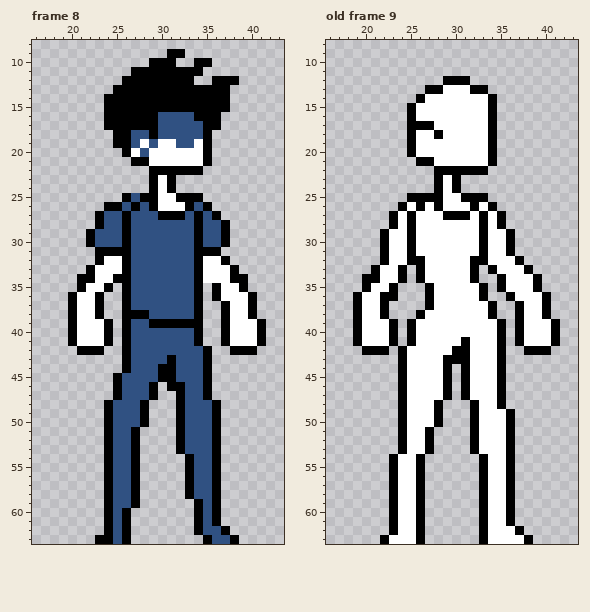
One commit to this pixel-art file: Concept/characters_mockup1.aseprite. Above, as it was before the edit.
64x64 pixels, 10 frames. Shown: frame 8: x 16..43, y 8..63; old frame 9: x 16..43, y 8..63.
Once edited:
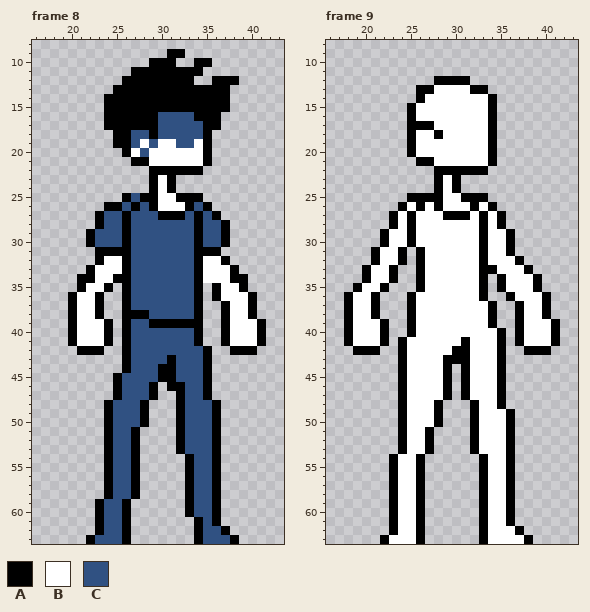
Palette (. is transparent): A #000000  B #ffffff  C #305182
A new or re-ordered frame is compared with the old frame closest to it.
Changes in this commit:
{"change": "frames 10 -> 11"}
{"where": "frame 8"}
{"frame":8,"y":59,"x":23,"old":".A","new":"AC"}
{"frame":8,"y":59,"x":26,"old":"CA","new":"A."}
{"frame":8,"y":59,"x":33,"old":".A","new":"AC"}
{"frame":8,"y":60,"x":23,"old":".A","new":"AC"}
{"frame":8,"y":60,"x":33,"old":".A","new":"AC"}
{"frame":8,"y":61,"x":23,"old":".A","new":"AC"}
{"frame":8,"y":62,"x":23,"old":".A","new":"AC"}
{"frame":8,"y":63,"x":22,"old":".AA","new":"ACC"}
{"frame":8,"y":63,"x":34,"old":".A","new":"AC"}
{"where": "frame 9 is new; against old frame 9"}
{"frame":9,"y":12,"x":28,"old":".","new":"A"}
{"frame":9,"y":13,"x":26,"old":".","new":"A"}
{"frame":9,"y":13,"x":28,"old":"A","new":"B"}
{"frame":9,"y":31,"x":21,"old":".A","new":"AB"}
{"frame":9,"y":31,"x":24,"old":"BAB","new":"A.A"}
{"frame":9,"y":32,"x":21,"old":".A","new":"AB"}
{"frame":9,"y":32,"x":24,"old":"BA","new":"A."}
{"frame":9,"y":32,"x":32,"old":"A","new":"B"}
{"frame":9,"y":33,"x":20,"old":".A","new":"AB"}
{"frame":9,"y":33,"x":23,"old":"BA","new":"A."}
{"frame":9,"y":33,"x":32,"old":"A.","new":"BA"}
{"frame":9,"y":34,"x":21,"old":"A","new":"B"}
{"frame":9,"y":34,"x":23,"old":"BA","new":"A."}
{"frame":9,"y":34,"x":32,"old":"A.","new":"BA"}
{"frame":9,"y":35,"x":19,"old":".A","new":"AB"}
{"frame":9,"y":35,"x":22,"old":"BA","new":"A."}
{"frame":9,"y":35,"x":26,"old":".A","new":"AB"}
{"frame":9,"y":36,"x":18,"old":".A","new":"AB"}
{"frame":9,"y":36,"x":21,"old":"BAA","new":"A.."}
{"frame":9,"y":36,"x":25,"old":"..A","new":"ABB"}
{"frame":9,"y":37,"x":18,"old":".A","new":"AB"}
{"frame":9,"y":37,"x":21,"old":"BA","new":"A."}
{"frame":9,"y":37,"x":25,"old":"..A","new":"ABB"}
{"frame":9,"y":38,"x":18,"old":".A","new":"AB"}
{"frame":9,"y":38,"x":21,"old":"BA","new":"A."}
{"frame":9,"y":38,"x":25,"old":".A","new":"AB"}
{"frame":9,"y":39,"x":18,"old":".A","new":"AB"}
{"frame":9,"y":39,"x":22,"old":"BA","new":"A."}
{"frame":9,"y":39,"x":34,"old":"BA","new":"A."}
{"frame":9,"y":40,"x":18,"old":".A","new":"AB"}
{"frame":9,"y":40,"x":22,"old":"BA","new":"A."}
{"frame":9,"y":41,"x":18,"old":".A","new":"AB"}
{"frame":9,"y":41,"x":22,"old":"BA.A","new":"A.AB"}
{"frame":9,"y":42,"x":19,"old":".","new":"A"}
{"frame":9,"y":42,"x":22,"old":"A","new":"."}
{"label":"changed","picture_box":[86,499,140,544]}
{"label":"changed","picture_box":[185,499,212,544]}
{"label":"changed","picture_box":[416,76,443,94]}
{"label":"changed","picture_box":[344,247,434,355]}
{"label":"changed","picture_box":[470,256,488,283]}
{"label":"changed","picture_box":[488,319,506,328]}
